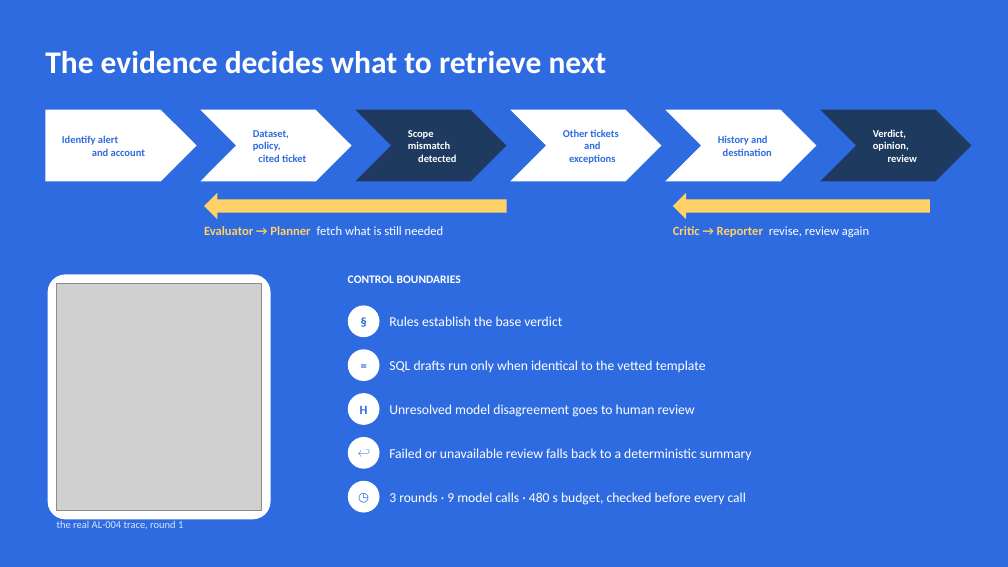
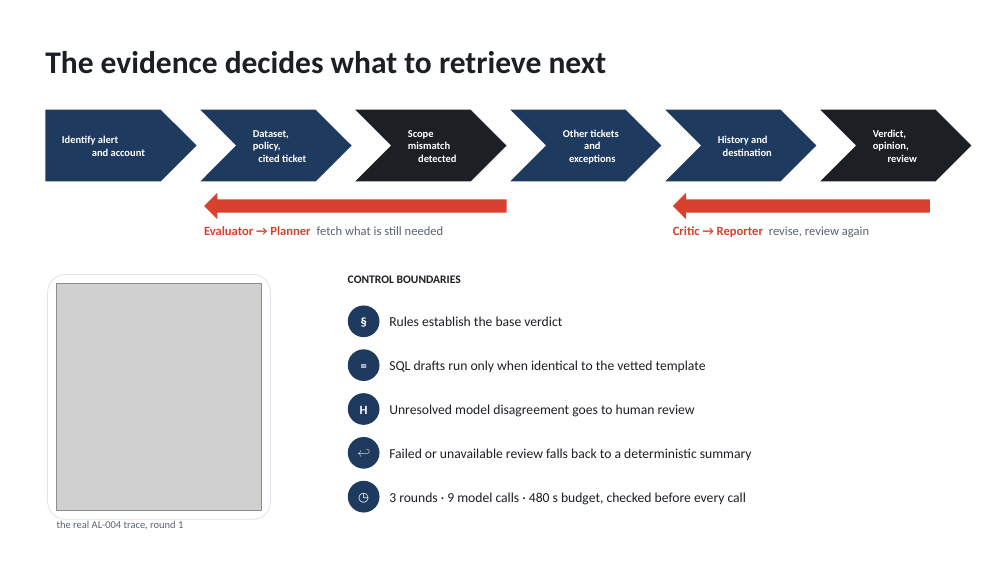
Before and after one commit to Kittywhlxx/ExportWhy, a slide deck: slide 8 of docs/ExportWhy-deck.pptx. Drawn at 1008x567 pixels with LibreOffice and Linux fonts; fonts in the diff are those of the drawing; grey boxes stand for pictures. Boxes give left, top, right and bottom in pixels: in the first picture for what was removed or moved away, otherwise in the second. Text is boxed around its words. In the diff, an @@ line names an element or a change of style, - is before the commit and + after.

```diff
--- a/docs/ExportWhy-deck.pptx
+++ b/docs/ExportWhy-deck.pptx
@@ rectangle removed at [0,0,1008,567] @@
@@ chevron "Scope mismatch detected" at [355,110,507,181]: fill #1F3A5F to #1C1F24 @@
@@ chevron "Verdict, opinion, review" at [820,110,972,181]: fill #1F3A5F to #1C1F24 @@
@@ left arrow at [204,193,507,219]: fill #FFD166 to #D7412E @@
@@ left arrow at [673,193,930,219]: fill #FFD166 to #D7412E @@
@@ text "Evaluator → Planner fetch what ..." at [204,226,444,235]: text colour #FFD166 to #D7412E in "Evaluator → Planner"; text colour #FFFFFF to #5B6470 in "fetch what is still needed" @@
@@ text "Critic → Reporter revise, review ..." at [673,226,869,237]: text colour #FFD166 to #D7412E in "Critic → Reporter"; text colour #FFFFFF to #5B6470 in "revise, review again" @@
@@ rounded rectangle at [48,274,271,520]: outline none to #DDE3EA 0.75 pt @@
@@ text colour #FFFFFF to #1C1F24 in 7 elements at [45,51,607,74], [348,275,461,283], [389,316,562,326], [389,360,706,372], [389,404,695,417], [389,448,752,460], [389,492,746,505] @@
@@ text colour #2F6BE0 to #FFFFFF; fill #FFFFFF to #1F3A5F in 9 elements at [45,110,197,181], [200,110,352,181], [510,110,662,181], [665,110,817,181], [348,393,380,425], [348,306,380,337], [348,349,380,381], [348,437,380,469], [348,481,380,513] @@
@@ text "the real AL-004 trace, round ..." at [57,521,183,529]: text colour #D7E4FA to #5B6470 @@
```
Also in this commit, not shown: 10 other slides changed.
